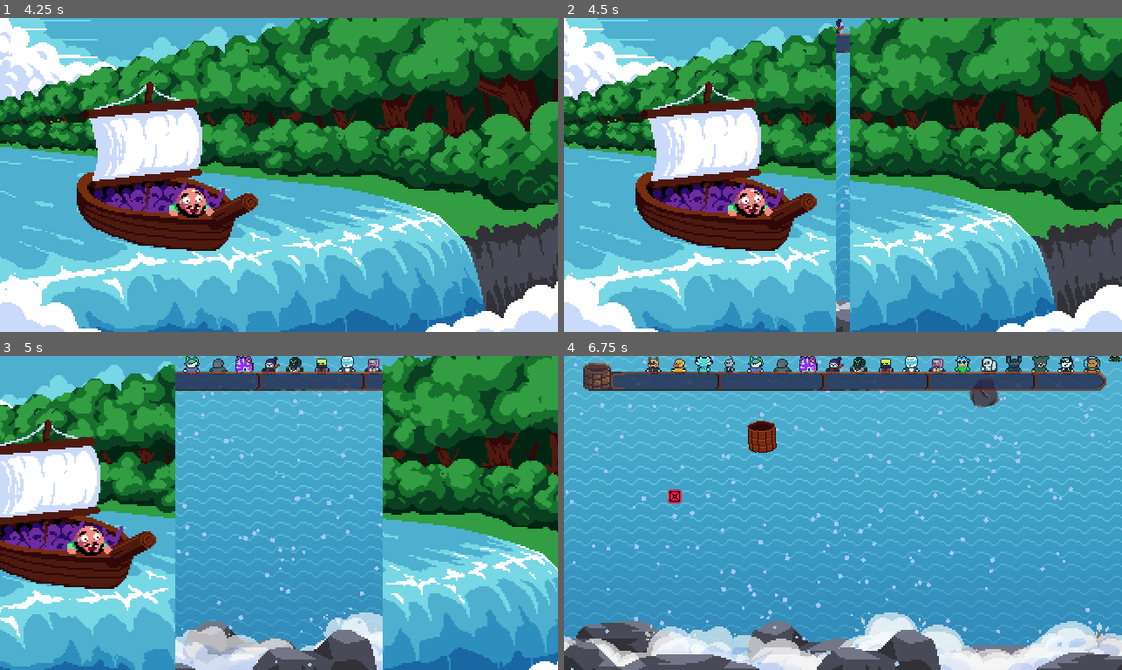
Above: before the commit, frames 1-4 (two rows, left to right).
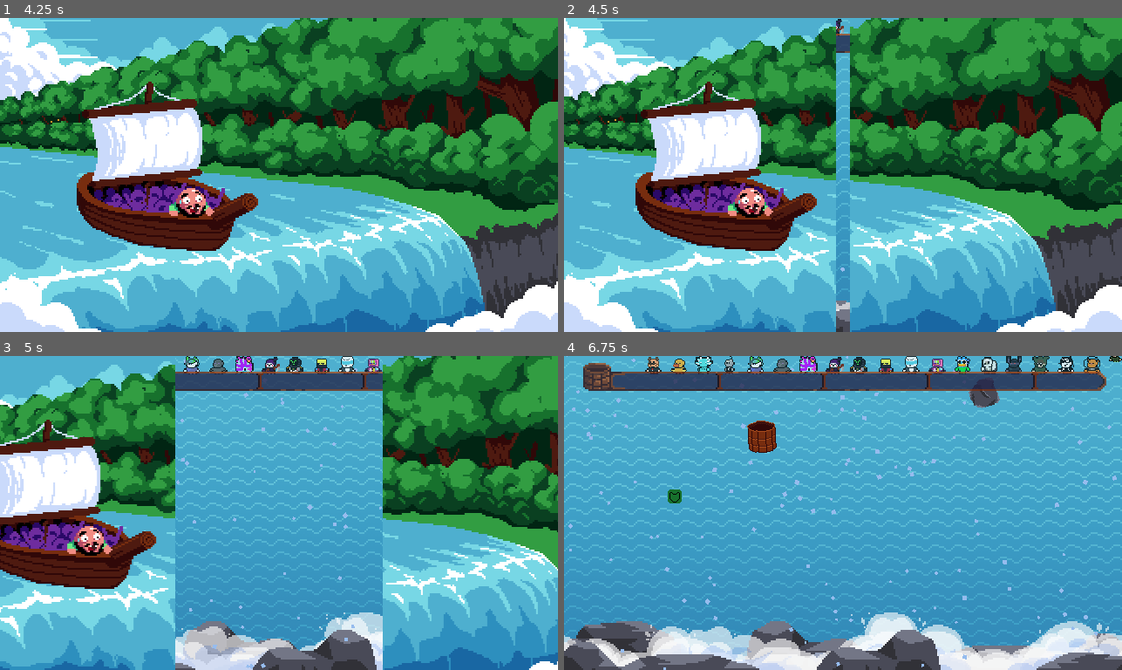
Above: after the commit, the same moments.

Repository: DissonantVoid/Project-Waterfall
Game: Godot game, scene res://scenes/game/menu.tscn
Two runs of this game, one before a commit and one after it. Both use one fixed random seed, a clock stepped at 60 frames per second and the inputs below.
Inputs (mouse positions are in pixels of both pictures, inside the frame that each line leads up to):
- Up to frame 1 (4.25 s): click "START" at 0.5 s; move the mouse to (401, 159) at 1.27 s; move the mouse to (167, 190) at 2.02 s; hold Escape (back) 2.03-2.78 s; move the mouse to (334, 105) at 2.77 s; move the mouse to (251, 237) at 3.52 s
- Up to frame 2 (4.5 s): move the mouse to (1010, 222) at 4.27 s; hold Escape (back) from 4.28 s (still down)
- Up to frame 3 (5 s): keep holding Escape (back)
- Up to frame 4 (6.75 s): move the mouse to (675, 465) at 5.02 s; move the mouse to (870, 513) at 5.77 s; move the mouse to (759, 434) at 6.52 s; release Escape (back) at 6.53 s

Frame 1 is identical in both runs. In frame 2, 0.3% of the frame differs, in the area x 48-52%, y 1-81%; in frame 3, 4.8%; in frame 4, 13%, in the area x 0-100%, y 0-100%.

Commit message:
added shield powerup and improved waterfall particles for a lesser chance of a headach

Diff:
--- a/scenes/game/main.gd
+++ b/scenes/game/main.gd
@@ -87,6 +87,10 @@
 func _on_bucket_hit_hazard():
 	_increment_points(_levels_rules[_current_level]["hazard_hit_points"])
 	_camera.shake(_camera.ShakeLevel.med)
+
+	# TODO: remove this, instead have hazards play their own sfx
+	#       when destroyed, this allows for more freedom when hazards
+	#       hit each other, or hit shield powerup etc..
 	AudioManager.play_sound("collide", true)
 
 func _on_bucket_powerup_picked():
--- a/scenes/game/main.tscn
+++ b/scenes/game/main.tscn
@@ -117,15 +117,15 @@
 direction = Vector3( 0, 1, 0 )
 spread = 6.0
 gravity = Vector3( 0, 0, 0 )
-initial_velocity = 180.0
+initial_velocity = 160.0
 initial_velocity_random = 0.5
-orbit_velocity = 0.0
-orbit_velocity_random = 0.0
+orbit_velocity = -0.02
+orbit_velocity_random = 0.5
 angle = 368.1
 angle_random = 1.0
 scale = 5.0
 scale_random = 0.6
-color = Color( 0.643137, 0.788235, 0.976471, 1 )
+color = Color( 0.592157, 0.741176, 0.937255, 1 )
 
 [sub_resource type="RectangleShape2D" id=14]
 extents = Vector2( 15, 13.0625 )
@@ -244,8 +244,6 @@
 position = Vector2( 320, 180 )
 scale = Vector2( 2, 2 )
 frames = SubResource( 54 )
-frame = 4
-playing = true
 
 [node name="RocksBack" type="Sprite" parent="Background"]
 position = Vector2( 320, 332 )
@@ -283,7 +281,7 @@
 
 [node name="WaterParticles" type="Particles2D" parent="."]
 position = Vector2( 320, -24 )
-amount = 220
+amount = 120
 lifetime = 3.2
 preprocess = 4.0
 process_material = SubResource( 13 )
--- a/scenes/objects/bucket.gd
+++ b/scenes/objects/bucket.gd
@@ -85,8 +85,8 @@
 	# for when a powerup can't do something on its own, and
 	# needs the bucket class to do it, like double its size etc..
 	match request_string:
-		"bucket_sprite":
-			return _front_sprite
+		"global_position":
+			return global_position
 		"shrink":
 			# is this gonna cause issues in the future?
 			# looks very fragile
--- a/scenes/objects/powerup_stone.gd
+++ b/scenes/objects/powerup_stone.gd
@@ -9,6 +9,7 @@
 	{"sprite_region":Rect2(Vector2(16, 16), Vector2(16, 16)), "powerup_scene":"<random>"}, # this has to be first, don't change
 	{"sprite_region":Rect2(Vector2.ZERO, Vector2(16, 16)), "powerup_scene":"res://scenes/objects/powerups/powerup_magnet.tscn"},
 	{"sprite_region":Rect2(Vector2(16, 0), Vector2(16, 16)), "powerup_scene":"res://scenes/objects/powerups/powerup_shrink.tscn"},
+	{"sprite_region":Rect2(Vector2(0, 16), Vector2(16, 16)), "powerup_scene":"res://scenes/objects/powerups/powerup_shield.tscn"},
 ]
 var _self_powerup_data : Dictionary
 
--- a/scenes/objects/powerups/powerup_magnet.gd
+++ b/scenes/objects/powerups/powerup_magnet.gd
@@ -4,9 +4,8 @@
 onready var _collider : CollisionPolygon2D = $CharactersDetection/CollisionPolygon2D
 
 const _magnet_offset : Vector2 = Vector2(0, -30)
-var _bucket_sprite : Sprite
 var _characters_in_range : Dictionary # dicts are more efficient here
-const _pull_force : float = 100_000.0
+const _pull_force : float = 580_000.0
 var _furthest_collider_point_distance : float
 
 
@@ -20,7 +19,7 @@
 			_furthest_collider_point_distance = distance_to_point
 
 func _process(delta):
-	global_position = _bucket_sprite.global_position + _magnet_offset
+	global_position = _request_callback.call_func("global_position") + _magnet_offset
 	var average_characters_position : Vector2 = Vector2.ZERO
 
 	# pull characters
@@ -54,8 +53,6 @@
 func powerup_start(request_callback : FuncRef):
 	.powerup_start(request_callback)
 
-	_bucket_sprite = request_callback.call_func("bucket_sprite")
-
 # override
 func powerup_cleanup():
 	queue_free()
@@ -64,6 +61,7 @@
 	if body is Character:
 		var id : int = body.get_instance_id()
 		body.connect("body_exited", self, "_on_character_freed", [id])
+		body.linear_velocity = Vector2.ZERO
 		_characters_in_range[id] = body
 
 func _on_body_exited(body):
--- a/scenes/objects/powerups/powerup_magnet.tscn
+++ b/scenes/objects/powerups/powerup_magnet.tscn
@@ -14,7 +14,7 @@
 monitorable = false
 
 [node name="CollisionPolygon2D" type="CollisionPolygon2D" parent="CharactersDetection" index="0"]
-polygon = PoolVector2Array( -44, -3, 43, -3, 50, -37, 34, -63, 0, -79, -34, -63, -50, -37 )
+polygon = PoolVector2Array( -44, -1, 43, -1, 50, -37, 34, -63, 0, -79, -34, -63, -50, -37 )
 
 [node name="LifeTimer" type="Timer" parent="." index="2"]
 wait_time = 12.0
--- /dev/null
+++ b/scenes/objects/powerups/powerup_shield.gd
@@ -0,0 +1,35 @@
+extends "res://scenes/objects/powerups/powerup.gd"
+
+
+# TODO: sometimes an object will not be detected by the shield, and will be
+#       instead detected by the bucket first, I'm not sure why, tried giving it
+#       higher area priority, and using physics_process instead of process
+#       which made an improvement but it still hapends at fast speed
+#       I think it's something to do with _request_callback.call_func("global_position")
+#       returning a delayed position?
+
+onready var _sprite : Sprite = $Sprite
+
+const _initial_expand_time : float = 0.6
+
+
+func _ready():
+	var tween : SceneTreeTween = get_tree().create_tween()
+	tween.tween_property(_sprite, "scale", Vector2.ONE, _initial_expand_time)\
+		.from(Vector2.ZERO)
+
+func _physics_process(delta : float):
+	global_position = _request_callback.call_func("global_position")
+
+# override
+func powerup_start(request_callback : FuncRef):
+	.powerup_start(request_callback)
+
+# override
+func powerup_cleanup():
+	queue_free()
+
+func _on_body_or_area_entered(object):
+	if object is HazardBird || object is HazardFallingRock:
+		object.queue_free()
+		emit_signal("finished", self)
--- /dev/null
+++ b/scenes/objects/powerups/powerup_shield.tscn
@@ -0,0 +1,25 @@
+[gd_scene load_steps=5 format=2]
+
+[ext_resource path="res://scenes/objects/powerups/powerup.tscn" type="PackedScene" id=1]
+[ext_resource path="res://scenes/objects/powerups/powerup_shield.gd" type="Script" id=2]
+[ext_resource path="res://resources/textures/powerups/shield.png" type="Texture" id=3]
+
+[sub_resource type="CircleShape2D" id=1]
+radius = 35.0143
+
+[node name="PowerupShield" instance=ExtResource( 1 )]
+script = ExtResource( 2 )
+
+[node name="Sprite" type="Sprite" parent="." index="0"]
+modulate = Color( 1, 1, 1, 0.784314 )
+texture = ExtResource( 3 )
+
+[node name="Area2D" type="Area2D" parent="." index="1"]
+monitorable = false
+priority = 10.0
+
+[node name="CollisionShape2D" type="CollisionShape2D" parent="Area2D" index="0"]
+shape = SubResource( 1 )
+
+[connection signal="area_entered" from="Area2D" to="." method="_on_body_or_area_entered"]
+[connection signal="body_entered" from="Area2D" to="." method="_on_body_or_area_entered"]
Not shown, changed: plan/TODO.txt
